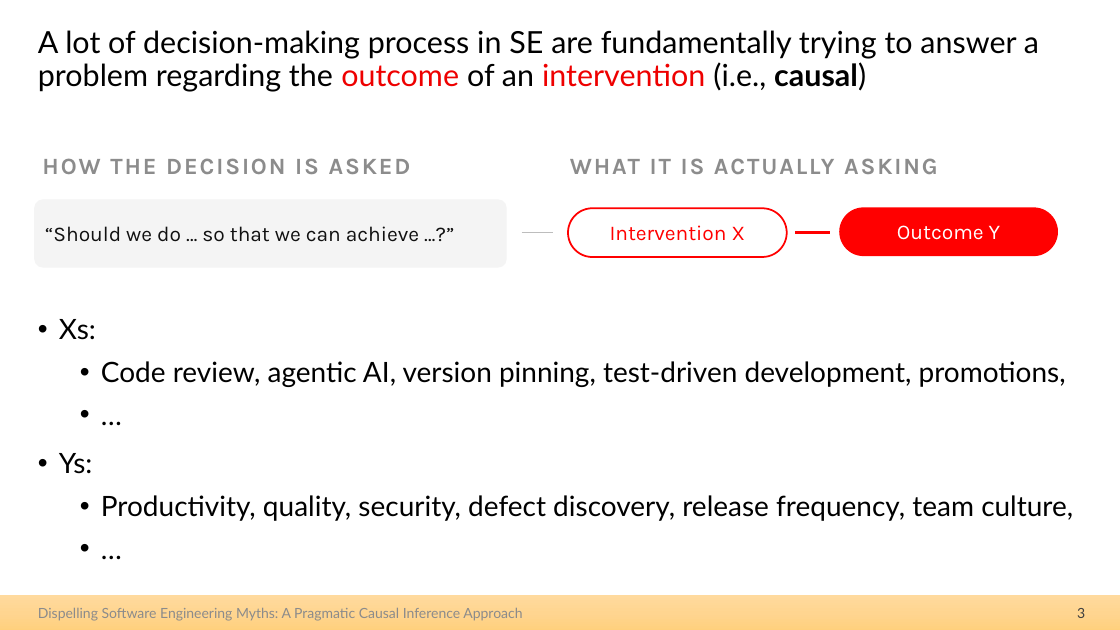
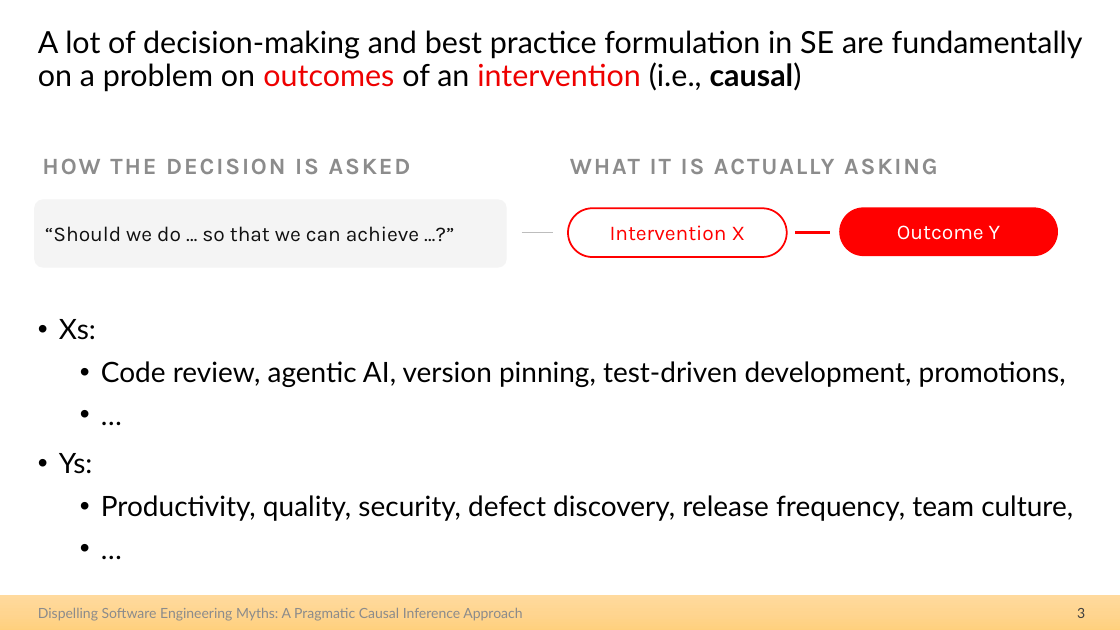
Before and after one commit to hehao98/Thesis, a slide deck: slide 3 of 2026.09.21-Thesis Defense.pptx. Drawn at 1120x630 pixels with LibreOffice and Linux fonts; fonts in the diff are those of the drawing. Boxes give left, top, right and bottom in pixels: in the first picture for what was removed or moved away, otherwise in the second. Text is boxed around its words. In the diff, an @@ line names an element or a change of style, - is before the commit and + after.

```diff
--- a/2026.09.21-Thesis Defense.pptx
+++ b/2026.09.21-Thesis Defense.pptx
@@ title at (x1=38, y1=30, x2=1083, y2=92): text changed @@
-A lot of decision-making process in SE are fundamentally trying to answer a problem regarding the outcome of an intervention (i.e., causal)
+A lot of decision-making and best practice formulation in SE are fundamentally on a problem on outcomes of an intervention (i.e., causal)
```
Also in this commit, not shown: 1 other slide changed.
